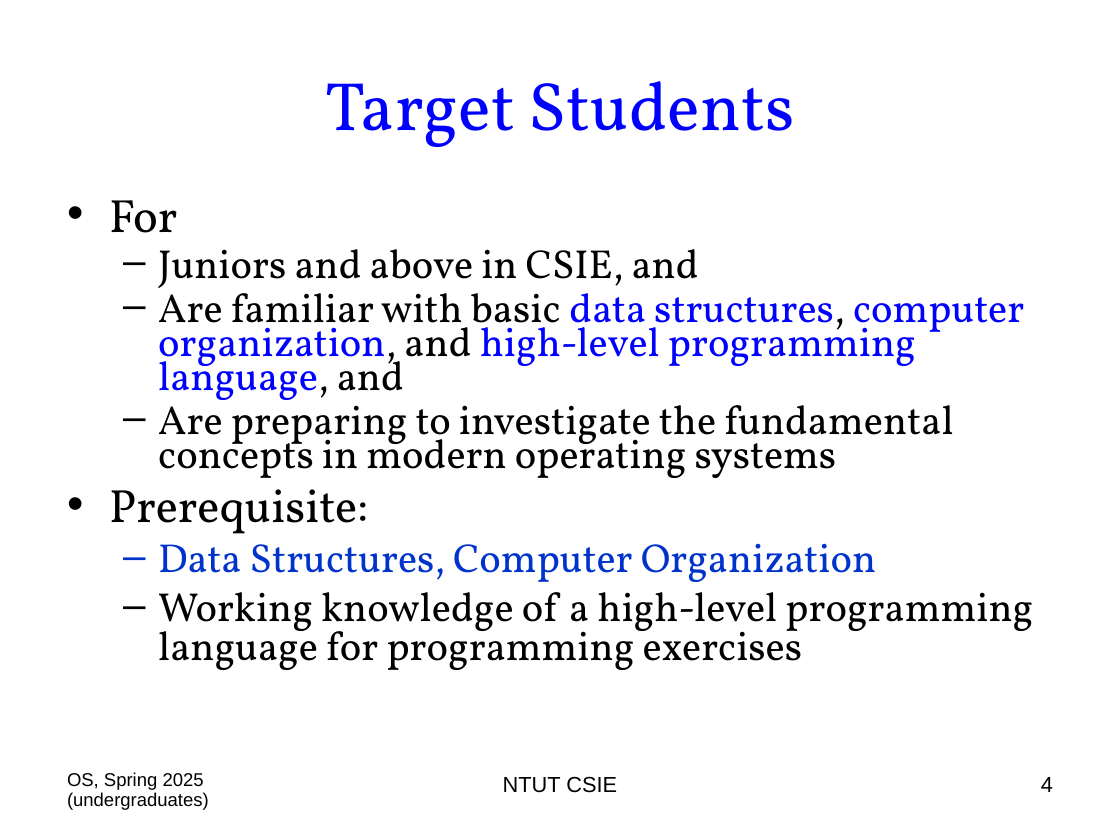
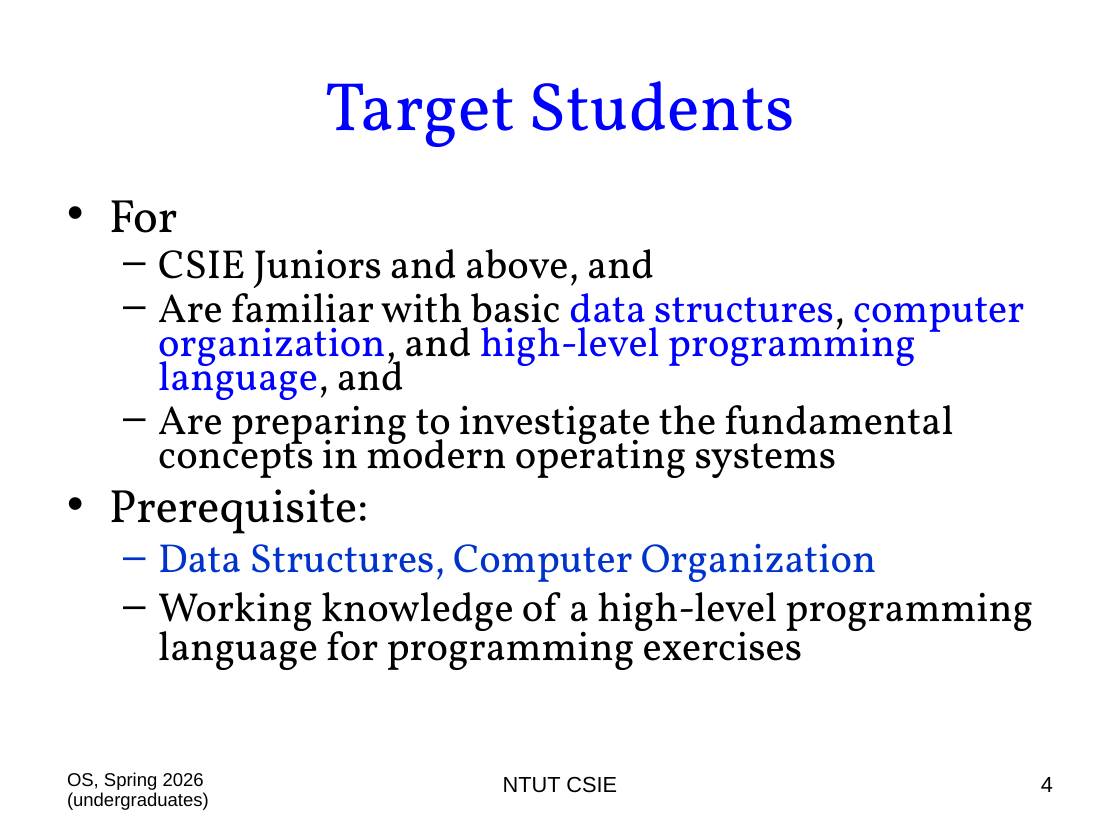
Before and after one commit to chriswjh/chriswjh.github.io, a slide deck: slide 4 of OSu/00-Overview.ppt. Drawn at 1120x840 pixels with LibreOffice and Linux fonts; fonts in the diff are those of the drawing. Boxes give left, top, right and bottom in pixels: in the first picture for what was removed or moved away, otherwise in the second. Text is boxed around its words. In the diff, an @@ line names an element or a change of style, - is before the commit and + after.

```diff
--- a/OSu/00-Overview.ppt
+++ b/OSu/00-Overview.ppt
@@ text at (x1=158, y1=249, x2=654, y2=296): text changed @@
-  – Juniors and above in CSIE, and
+  – CSIE Juniors and above, and
@@ text at (x1=67, y1=772, x2=209, y2=810): text changed @@
-OS, Spring 2025 (undergraduates)
+OS, Spring 2026 (undergraduates)
```
Also in this commit, not shown: 23 other slides changed.
